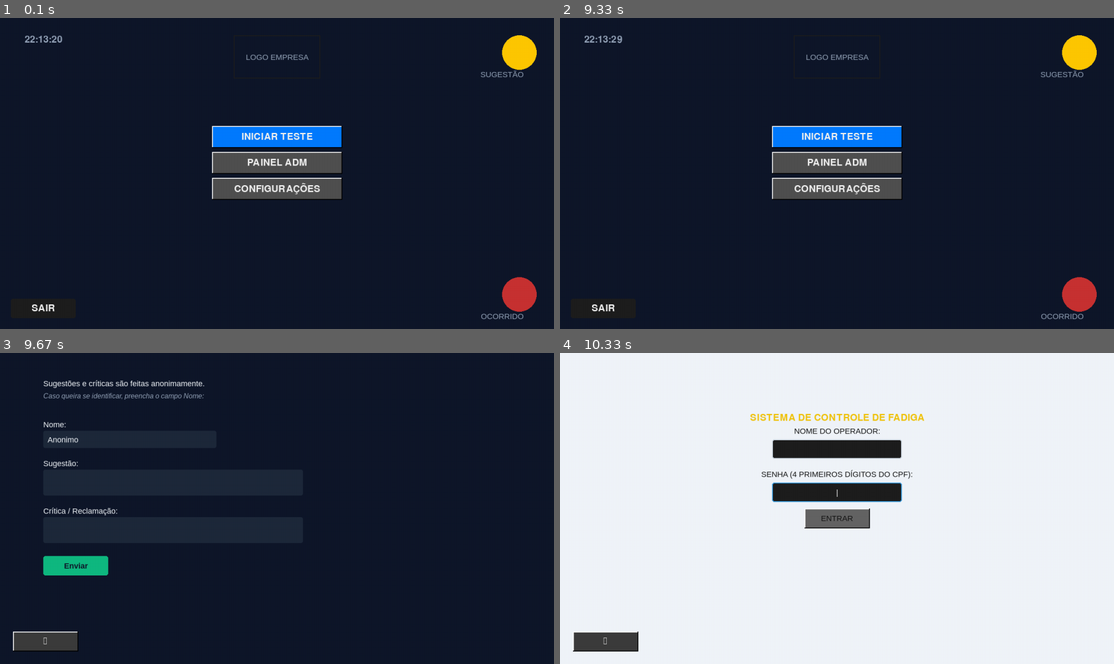
Above: before the commit, frames 1-4 (two rows, left to right).
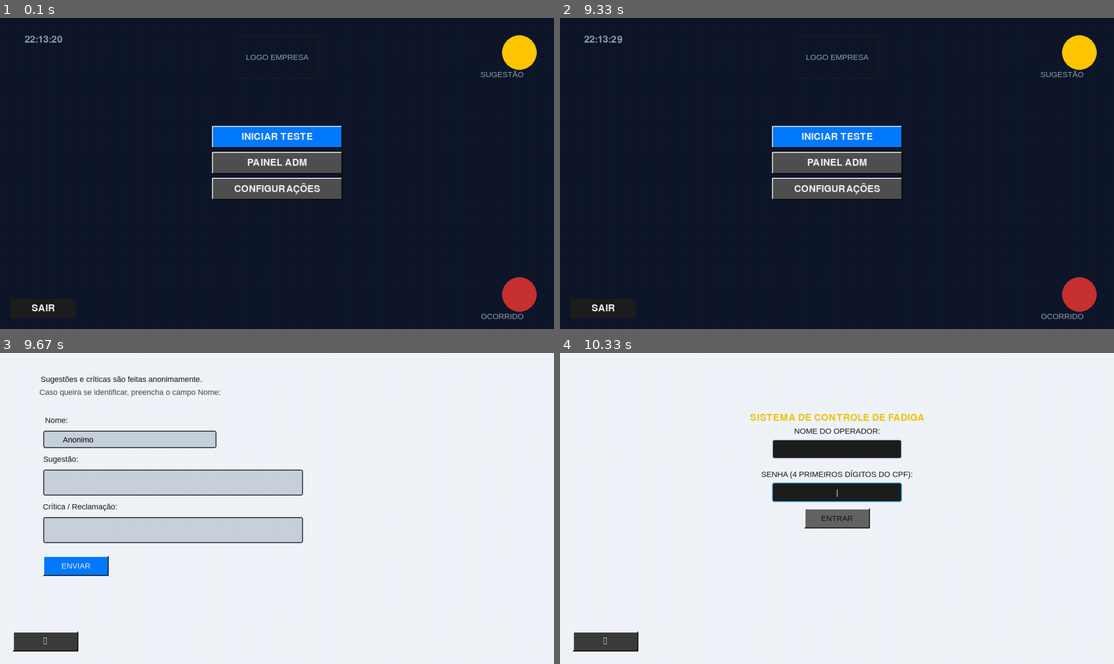
Above: after the commit, the same moments.

Repository: holysun1/Teste-de-Fadiga
Game: pygame game, started from src/teste_jogo.py
Same seed, same stepped clock (60 frames per second), same inputs: the game is played once before the commit and once after it.
Inputs (mouse positions are in pixels of both pictures, inside the frame that each line leads up to):
- Up to frame 1 (0.1 s): no input
- Up to frame 2 (9.33 s): click (814, 185) at 0.38 s; click "←" at 0.72 s; click "INICIAR TESTE" at 1.05 s; type "ann" at 1.33 s; tap Enter at 1.67, 2.02, 4.6, 4.93, 7.73 s; type "a" at 1.88 s; click "ENTRAR" at 2.48 s; press the mouse at (837, 182) at 2.8 s; move the mouse to (903, 164) at 2.9 s; release the mouse at (975, 145) at 3.03 s; click "ENTRAR" at 3.65 s; click (792, 154) at 3.98 s; press the mouse at (837, 92) at 4.3 s; move the mouse to (853, 89) at 4.4 s; release the mouse at (870, 89) at 4.53 s; click (853, 176) at 5.82 s; press the mouse at (604, 304) at 6.13 s; move the mouse to (787, 269) at 6.23 s; release the mouse at (964, 232) at 6.37 s; click "←" at 6.98 s; click "PAINEL ADM" at 7.32 s; type "r" at 7.6 s; click "←" at 9.15 s
- Up to frame 3 (9.67 s): click (520, 387) at 9.48 s
- Up to frame 4 (10.33 s): click (637, 564) at 9.82 s, where only the run after the commit has a clickable "ENVIAR"; click "INICIAR TESTE" at 10.15 s

Frames 1-2 are identical in both runs. In frame 3, 99% of the frame differs, in the area x 0-100%, y 0-100%; in frame 4, nothing differs.

Commit message:
Fix bg-color in suggestion page

Diff:
--- a/src/teste_jogo.py
+++ b/src/teste_jogo.py
@@ -1078,40 +1078,42 @@
                         mensagem_login = "ACESSO NEGADO"
 
     elif estado == 'PESQUISA':
-        tela.fill(COR_BG_PESQUISA)
-        txt_info1 = fonte_p.render("Sugestões e críticas são feitas anonimamente.", True, COR_TEXTO_P)
-        txt_info2 = fonte_sub_p.render("Caso queira se identificar, preencha o campo Nome:", True, COR_MUTED_P)
-        tela.blit(txt_info1, (100, 60))
-        tela.blit(txt_info2, (100, 90))
-
-        tela.blit(fonte_p.render("Nome:", True, COR_TEXTO_P), (100, 155))
-        tela.blit(fonte_p.render("Sugestão:", True, COR_TEXTO_P), (100, 245))
-        tela.blit(fonte_p.render("Crítica / Reclamação:", True, COR_TEXTO_P), (100, 355))
-
-        pygame.draw.rect(tela, COR_CARD_PESQUISA, rect_nome_p, border_radius=4)
-        pygame.draw.rect(tela, COR_EMERALD_P if campo_ativo == "nome" else COR_CARD_PESQUISA, rect_nome_p, 2, border_radius=4)
-
-        pygame.draw.rect(tela, COR_CARD_PESQUISA, rect_sugestao_p, border_radius=4)
-        pygame.draw.rect(tela, COR_EMERALD_P if campo_ativo == "sugestao" else COR_CARD_PESQUISA, rect_sugestao_p, 2, border_radius=4)
-
-        pygame.draw.rect(tela, COR_CARD_PESQUISA, rect_critica_p, border_radius=4)
-        pygame.draw.rect(tela, COR_EMERALD_P if campo_ativo == "critica" else COR_CARD_PESQUISA, rect_critica_p, 2, border_radius=4)
-
-        # Cursor dinâmico baseado em tempo de execução
+        tela.fill(cor_fundo) # Usa o fundo dinâmico do app
+
+        # Textos de Instrução adaptados ao tema atual
+        mostrar_texto("Sugestões e críticas são feitas anonimamente.", cor_texto_padrao, 100 + 180, 60, 'p')
+        mostrar_texto("Caso queira se identificar, preencha o campo Nome:", CORES['TEXTO_DARK'] if tema_escuro else CORES['CINZA_CLARO'], 100 + 200, 90, 'p')
+
+        # Labels alinhados com o tema
+        mostrar_texto("Nome:", cor_texto_padrao, 130, 155, 'p')
+        mostrar_texto("Sugestão:", cor_texto_padrao, 140, 245, 'p')
+        mostrar_texto("Crítica / Reclamação:", cor_texto_padrao, 185, 355, 'p')
+
+        # Caixas de Input usando a cor padrão de caixas (cor_caixas)
+        pygame.draw.rect(tela, cor_caixas, rect_nome_p, border_radius=4)
+        pygame.draw.rect(tela, CORES['AZUL'] if campo_ativo == "nome" else CORES['CINZA_ESC'], rect_nome_p, 2, border_radius=4)
+
+        pygame.draw.rect(tela, cor_caixas, rect_sugestao_p, border_radius=4)
+        pygame.draw.rect(tela, CORES['AZUL'] if campo_ativo == "sugestao" else CORES['CINZA_ESC'], rect_sugestao_p, 2, border_radius=4)
+
+        pygame.draw.rect(tela, cor_caixas, rect_critica_p, border_radius=4)
+        pygame.draw.rect(tela, CORES['AZUL'] if campo_ativo == "critica" else CORES['CINZA_ESC'], rect_critica_p, 2, border_radius=4)
+
+        # Letras internas dos inputs mudam de cor para dar contraste com o fundo da caixa
+        cor_letra_input = CORES['BRANCO'] if tema_escuro else CORES['TEXTO']
+
         cursor_nome = "|" if campo_ativo == "nome" and time.time() % 1 > 0.5 else ""
         cursor_sug = "|" if campo_ativo == "sugestao" and time.time() % 1 > 0.5 else ""
         cursor_crit = "|" if campo_ativo == "critica" and time.time() % 1 > 0.5 else ""
 
-        tela.blit(fonte_p.render(texto_nome + cursor_nome, True, COR_TEXTO_P), (110, 190))
-        tela.blit(fonte_p.render(texto_sugestao + cursor_sug, True, COR_TEXTO_P), (110, 290))
-        tela.blit(fonte_p.render(texto_critica + cursor_crit, True, COR_TEXTO_P), (110, 400))
-
-        pygame.draw.rect(tela, COR_BOTAO_P, rect_enviar_p, border_radius=5)
-        txt_btn = fonte_btn_p.render("Enviar", True, COR_BG_PESQUISA)
-        tela.blit(txt_btn, (rect_enviar_p.centerx - txt_btn.get_width()//2, rect_enviar_p.centery - txt_btn.get_height()//2))
-
+        # Usando a função mostrar_texto padrão para manter consistência tipográfica
+        mostrar_texto(texto_nome + cursor_nome, cor_letra_input, rect_nome_p.x + 80, rect_nome_p.centery, 'p')
+        mostrar_texto(texto_sugestao + cursor_sug, cor_letra_input, rect_sugestao_p.x + 120, rect_sugestao_p.centery, 'p')
+        mostrar_texto(texto_critica + cursor_crit, cor_letra_input, rect_critica_p.x + 120, rect_critica_p.centery, 'p')
+
+        # Botão Enviar com visual padrão do sistema
+        desenhar_botao(rect_enviar_p, CORES['PRIMARIA'], CORES['AZUL'], "ENVIAR", CORES['BRANCO'], 'p')
         desenhar_botao(btn_voltar_rect, (60, 60, 60), (100, 30, 30), "←", CORES['BRANCO'])
-
     elif estado == 'MENU':
 
         margem_x = LARGURA / 2
